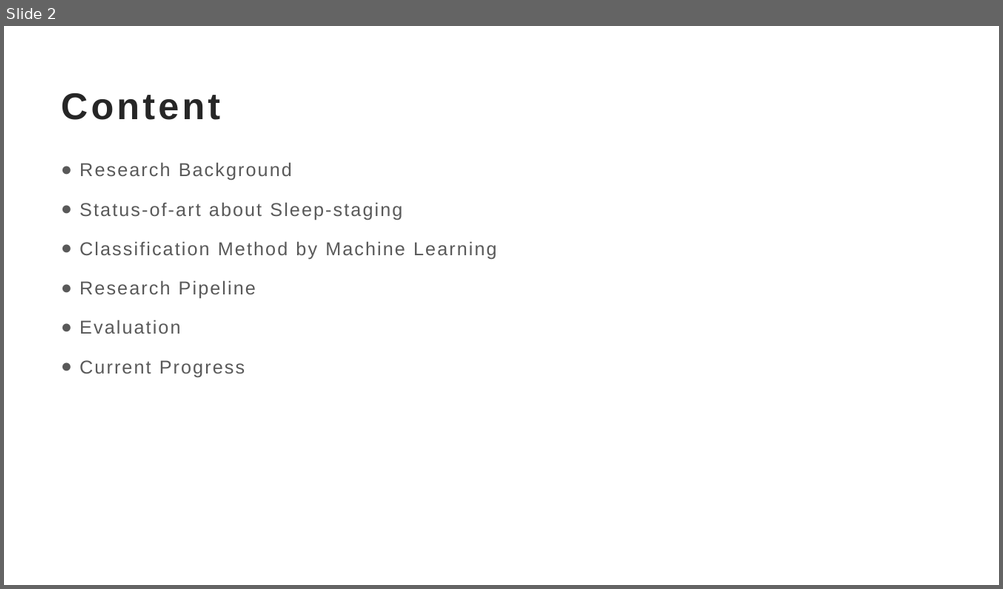
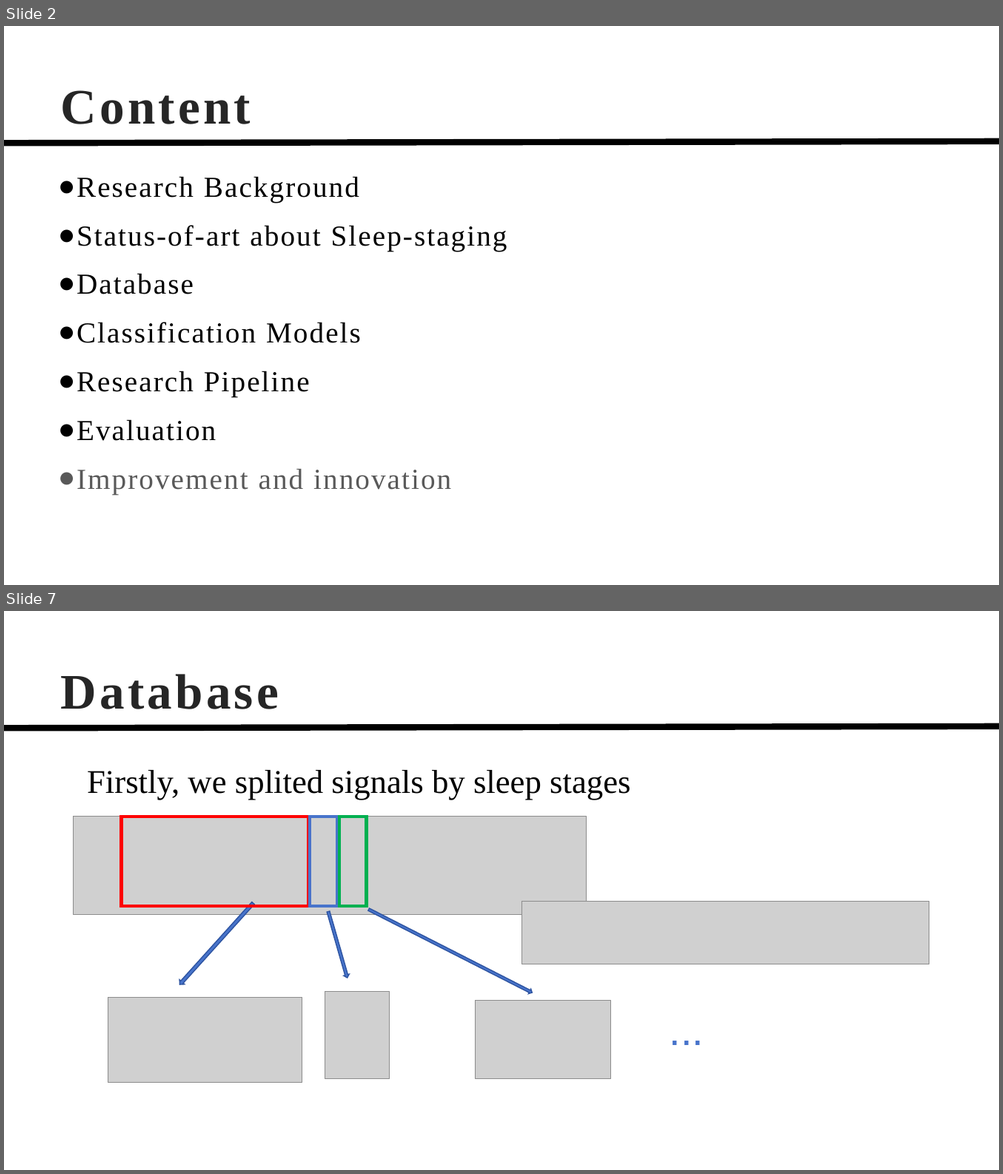
Before and after one commit to TonyHGF/EEG-Sleep-Staging, a slide deck: pre/slides.pptx. Shown one above the other, each under a label of ours: slide 2 before the commit, slides 2 and 7 after it; the slides between them are not shown. The pictures are 1003x589 and 1003x1174 pixels, drawn with LibreOffice and Linux fonts; fonts in the diff are those of the drawing; grey boxes stand for pictures. Boxes give left, top, right and bottom in pixels: in the first picture for what was removed or moved away, otherwise in the second. Text is boxed around its words. In the diff, an @@ line names an element or a change of style, - is before the commit and + after.

```diff
--- a/pre/slides.pptx
+++ b/pre/slides.pptx
@@ slide 7 added at [4, 611, 999, 1170], background #FFFFFF; not listed: 1 template element that a slide beside it also shows @@
@@ title added at [61, 674, 279, 709], 48 pt, text #262626, bold @@
+Database
@@ text added at [87, 770, 630, 800], 32 pt, text #000000 @@
+Firstly, we splited signals by sleep stages
@@ group added at [74, 816, 993, 1082]: 5 pictures, 3 right arrows, 3 rectangles, 1 text @@
+...
@@ slide 2 changed as well @@
@@ title "Content" at [61, 90, 250, 124]: size 36 to 48 pt, font Arial to Times New Roman @@
@@ line added from (4, 143) to (999, 141), #000000 6 pt @@
@@ text "Research Background": place and size @@
-text "Research Background" at [79, 162, 497, 378]
+text "Research Background" at [77, 176, 507, 494]
@@ text at [77, 176, 507, 441]: size 18 to 28 pt, font Arial to Times New Roman, text colour #595959 to #000000 in "Research Background", "Status-of-art about Sleep-staging", "Research Pipeline", "Evaluation"; line spacing 1.3 to 1.1 @@
@@ text at [77, 273, 361, 343]: text changed; size 18 to 28 pt; font Arial to Times New Roman; text colour #595959 to #000000 @@
-● Classification Method by Machine Learning
+● Database
+● Classification Models
@@ text at [77, 469, 451, 494]: text changed; size 18 to 28 pt; font Arial to Times New Roman @@
-● Current Progress
+● Improvement and innovation
```
Also in this commit, not shown: 8 other slides changed, 5 other slides added, 2 slides removed, 8 other files.
